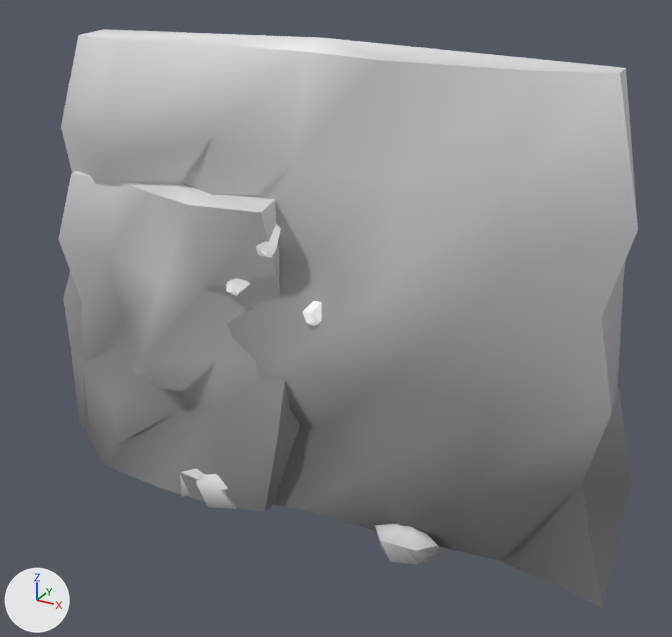
Renders of the glTF model public/kk/home/cave_wall.glb from each side of a commit.
Both versions are drawn from a 50 mm lens placed at (1.4, -2.47, 1.87), pointed at (0.05, -0.02, 0.65). Arrows for +X, +Y and +Z are at lower left; the lights stay in place. The older version comes first. Vertices at exactly the same position are counted once.

Names of what the first picture shows: 'cave_wall', 'cave_wall_glow'.
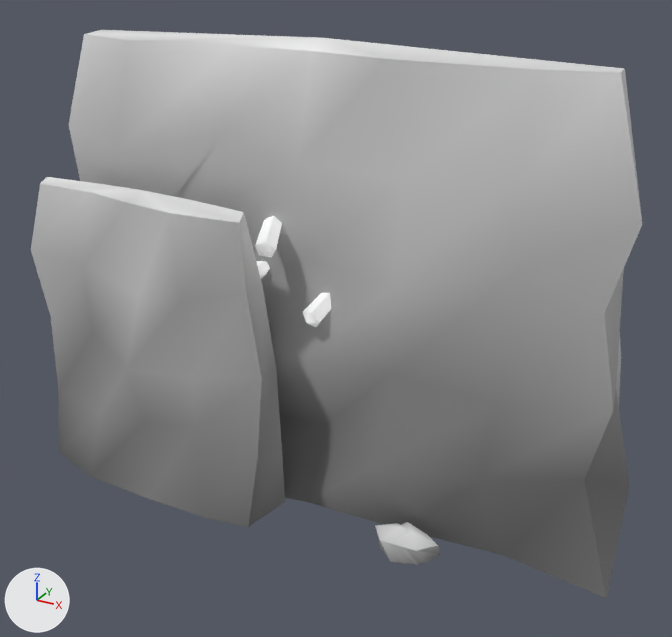
Location of each change, (x1, y1, x2, y2) in pixels of the pictures (672 x 637 px; the box of a moved part takes in the faces that stretch with it):
'cave_wall', reshaped
    before: (59, 29, 638, 608)
    after: (31, 30, 642, 598)
part 1 of me_cave_wall, moved or reshaped
    before: (61, 29, 638, 608)
    after: (69, 30, 642, 576)
part 2 of me_cave_wall, moved or reshaped
    before: (59, 171, 299, 512)
    after: (31, 177, 285, 527)
part 3 of me_cave_wall, moved or reshaped (not visible before)
    after: (616, 333, 621, 405)

What changed in the scene script:
```text
Change me_cave_wall:
    used by ob_cave_wall; location = (0.0, 0.0, 0.0)
    remove me_cave_wall.from_pydata(...)  # 275 vertices, 482 faces; spans x -1.05..1.04, y -0.35..0.34, z -0.02..1.53
    add me_cave_wall.from_pydata(...)  # 275 vertices, 482 faces; spans x -1.05..1.04, y -0.4..0.41, z -0.02..1.53
    me_cave_wall part 1: the loose piece of 85 vertices spanning x -1.05..1.04, y -0.32..0.3, z 0.0..1.53 is scaled about its middle by (1, 0.765, 1)
    me_cave_wall part 2: the loose piece of 51 vertices spanning x -0.97..-0.02, y -0.33..0.14, z 0.0..1.07 is scaled about its middle by (1, 0.533, 1), then moved by (0.0, -0.18, 0.0)
    me_cave_wall part 3: the loose piece of 41 vertices spanning x 0.19..0.92, y -0.15..0.33, z 0.0..0.82 is scaled about its middle by (1, 0.571, 1), then moved by (0.0, 0.18, 0.0)
```
